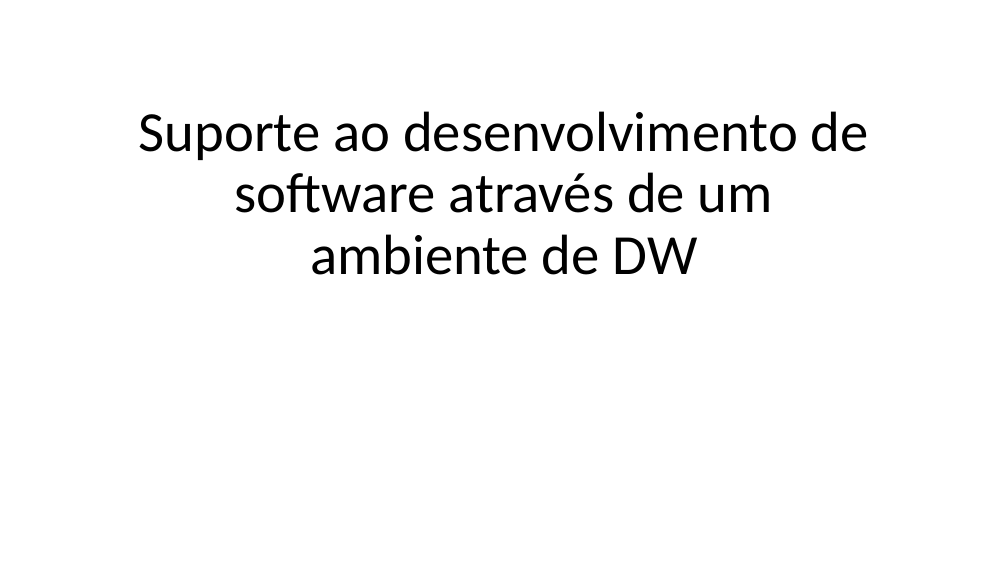
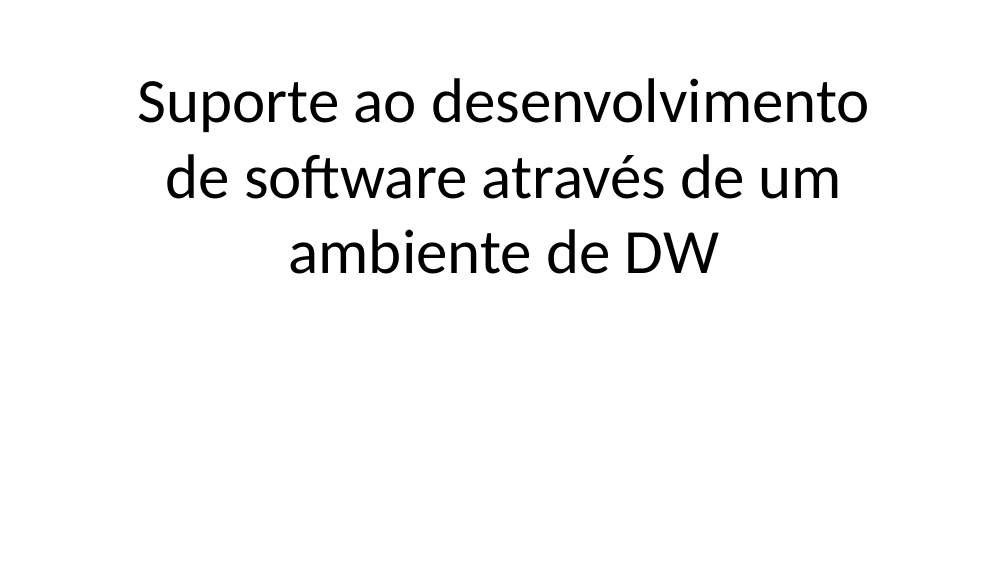
Before and after one commit to gutorc92/apresentacaoTCU, a slide deck: slide 1 of apresentacao.pptx. Drawn at 1008x567 pixels with LibreOffice and Linux fonts; fonts in the diff are those of the drawing. Boxes give left, top, right and bottom in pixels: in the first picture for what was removed or moved away, otherwise in the second. Text is boxed around its words. In the diff, an @@ line names an element or a change of style, - is before the commit and + after.

```diff
--- a/apresentacao.pptx
+++ b/apresentacao.pptx
@@ text "Suporte ao desenvolvimento de software ..." at [138, 78, 870, 274]: size 54 to 60 pt; line spacing 0.9 to 1 @@
```
Also in this commit, not shown: 8 other slides changed, 1 slide removed, 4 other files.
